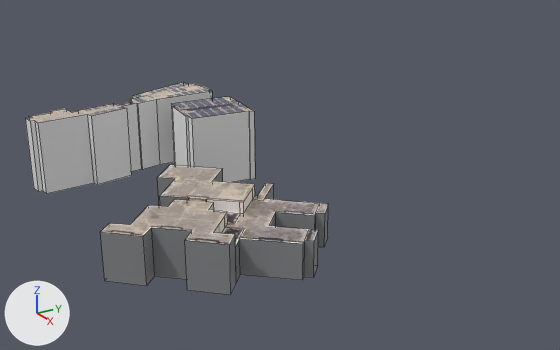
Before and after pictures for a commit that changed the Blender file Models/Untitled1.blend.
One viewpoint serves both versions: a camera (50 mm lens) standing at (153.8, -75.3, 83.7) and looking at (-34.3, 41.3, -0.5). The axes (+X, +Y, +Z) are drawn at lower left. The lights are the same throughout. Mesh edges are drawn as thin lines.

Before the edit, the objects in view are built like this:
```python
me_plane_002 = bpy.data.meshes.new('Plane.002')
me_plane_002.from_pydata(...)  # 84 vertices, 44 faces; spans x -12.8..9.1, y -28.9..29.9, z -10.5..10.5
# faces by material slot: [1, 43]
me_plane_002.materials.append(mat_cv_raman___n_block)  # picture img_cv_raman___bhagat_sing_building_png_001
me_plane_002.materials.append(mat_material_002)  # white #e7e7e7
me_plane_003 = bpy.data.meshes.new('Plane.003')
me_plane_003.from_pydata(...)  # 24 vertices, 14 faces; spans x -3.8..5.3, y -4.8..4.8, z -19.5..1.5
# faces by material slot: [13, 1]
me_plane_003.materials.append(mat_material_002)  # white #e7e7e7
me_plane_003.materials.append(mat_tagore_b_hostel)  # picture img_tagore_b_hostel_png
me_plane_007 = bpy.data.meshes.new('Plane.007')
me_plane_007.from_pydata(...)  # 111 vertices, 68 faces; spans x -3.17..2.85, y -3.06..3.08, z 0.0..12.0
me_plane_007.materials.append(mat_a_block_1)  # picture img_a_block_1_png
ob_plane = bpy.data.objects.new('Plane', me_plane_002)
ob_plane.location = (-63.6, 3.3, 10.5)
ob_plane_001 = bpy.data.objects.new('Plane.001', me_plane_003)
ob_plane_001.location = (-45.9, 23.9, 19.5)
ob_plane_001.scale = (2.19, 2.19, 1.0)
ob_plane_003 = bpy.data.objects.new('Plane.003', me_plane_007)
ob_plane_003.location = (0.0, 0.0, 0.0)
ob_plane_003.scale = (9.0, 9.0, 1.0)
```
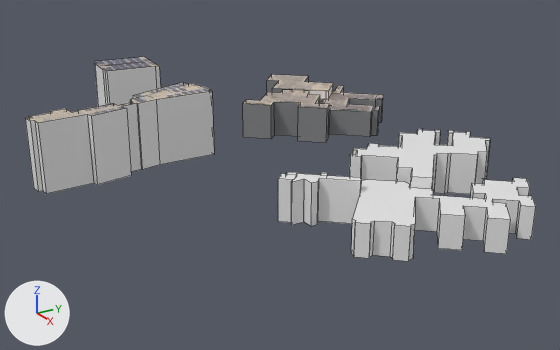
What changed in the scene script:
```text
Add mat_d_block_right:
    mat_d_block_right = principled_material('D Block Right')
    mat_d_block_right.base_color = (0.8, 0.8, 0.8)  # white #e7e7e7
Add mat_material_001:
    mat_material_001 = principled_material('Material.001')
    mat_material_001.base_color = (0.8, 0.8, 0.8)  # white #e7e7e7
Add mat_material_003:
    mat_material_003 = principled_material('Material.003')
    mat_material_003.base_color = (0.8, 0.8, 0.8)  # white #e7e7e7
Add me_plane_001:
    me_plane_001.from_pydata(...)  # 152 vertices, 85 faces; spans x -11.1..9.4, y -11.9..11.8, z 0.0..4.7
    # faces by material slot: [80, 5]
    me_plane_001.materials.append(mat_material_002)  # white #e7e7e7
    me_plane_001.materials.append(mat_d_block_right)  # its picture is missing
Add me_plane:
    me_plane.from_pydata(...)  # 112 vertices, 62 faces; spans x -3.08..5.44, y -6.21..4.82, z -12.0..0.0
    # faces by material slot: [7, 55]
    me_plane.materials.append(mat_material_001)  # its picture is missing
    me_plane.materials.append(mat_material_003)  # white #e7e7e7
Change ob_plane_001:
    ob_plane_001.location: (-45.9, 23.9, 19.5) -> (-113.7, 23.9, 19.5)
Change ob_plane_003:
    ob_plane_003.location: (0.0, 0.0, 0.0) -> (-74.2, 77.1, 0.0)
Add ob_d_block_right:
    ob_d_block_right = bpy.data.objects.new('D Block Right', me_plane_001)
    ob_d_block_right.location = (16.5, 52.7, 0.0)
    ob_d_block_right.scale = (2.55, 2.55, 2.55)
Add ob_d_block:
    ob_d_block = bpy.data.objects.new('D Block', me_plane)
    ob_d_block.location = (-5.9, 73.6, 11.9)
    ob_d_block.scale = (4.06, 4.06, 1.0)
```

Boxes [x1, y1, x2, y2] around the edits, measured in the pictures (560 x 350 px):
'Plane.003', moved
    before: [100, 165, 328, 295]
    after: [243, 74, 383, 142]
'D Block Right', added
    after: [278, 172, 536, 261]
    faces in mat_material_002 (white #e7e7e7): [278, 173, 536, 261]
    faces in mat_d_block_right (its picture is missing): [278, 172, 536, 226]
'Plane.001', moved
    before: [171, 96, 255, 182]
    after: [94, 57, 161, 106]
'D Block', added
    after: [349, 129, 490, 195]
    faces in mat_material_003 (white #e7e7e7): [349, 129, 490, 195]
    faces in mat_material_001 (its picture is missing): [350, 129, 490, 178]
